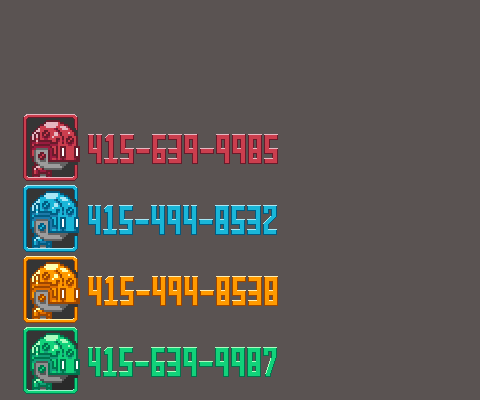
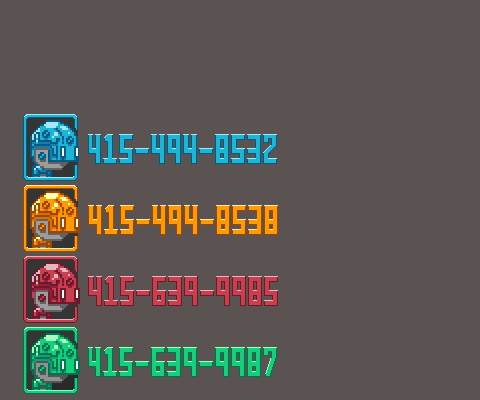
Revision of a layered 480 x 400 image; what changed, layer by layer:
renamed "Layer 14" to "Layer 16", painted on it over (23, 114, 278, 323)
removed layer "Layer 13" over (23, 114, 278, 323)
